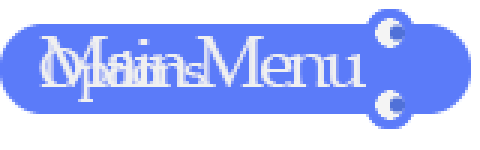
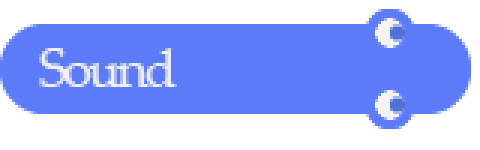
Before/after of a 480x150 layered artwork. What changed in the layer stack:
added layer "sound" above "video" over (x1=39, y1=48, x2=177, y2=87)
hid "options" over (x1=39, y1=48, x2=207, y2=102)
hid "Main Menu" over (x1=39, y1=36, x2=366, y2=87)
